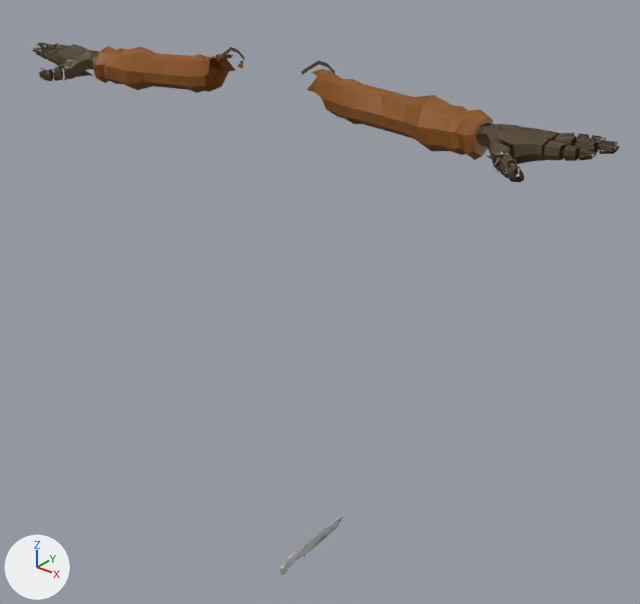
Two versions of the glTF model client/public/models/viewmodel_knife.glb, one commit apart.
Rendered twice from a 50 mm camera at (1.332, -1.545, 1.833) aimed at (0.042, 0.068, 0.832). Lighting does not change. The marker at lower left points along +X, +Y and +Z. The picture after the commit comes second. Vertices at exactly the same position are counted once.

Before the edit, the objects in view are built like this:
```python
me_vm_ghost = bpy.data.meshes.new('vm_ghost')
me_vm_ghost.from_pydata(...)  # 2669 vertices, 4099 faces; spans x -0.81..0.81, y -0.19..0.24, z -0.02..1.47
me_vm_ghost.materials.append(mat_knife)
me_vm_knife = bpy.data.meshes.new('vm_knife')
me_vm_knife.from_pydata(...)  # 2669 vertices, 4099 faces; spans x -0.81..0.81, y -0.19..0.24, z -0.02..1.47
me_vm_knife.materials.append(mat_knife)
ob_vm_ghost = bpy.data.objects.new('vm_ghost', me_vm_ghost)
ob_vm_ghost.location = (0.0, 0.0, 0.0)
ob_vm_knife = bpy.data.objects.new('vm_knife', me_vm_knife)
ob_vm_knife.location = (0.0, 0.0, 0.0)
```
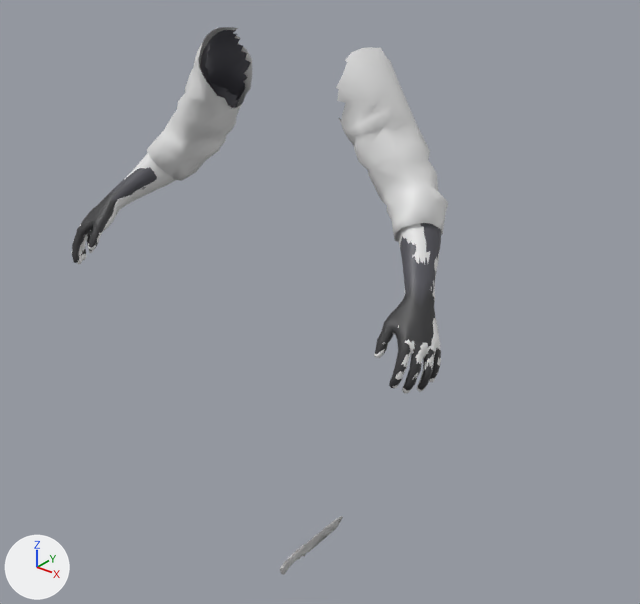
Changed parts and their boxes [x1, y1, x2, y2] in the pictures (640 x 604 px; the box of a moved part takes in the faces that stretch with it):
'vm_ghost', reshaped: before [31, 42, 620, 575]; after [72, 30, 441, 391]
'vm_knife', reshaped (not visible before): after [77, 27, 448, 575]
part 1 of me_vm_ghost, deleted: before [31, 42, 620, 161]
part 2 of me_vm_ghost, moved or reshaped: before [307, 69, 599, 182]; after [375, 223, 441, 391]
part 3 of me_vm_ghost, moved or reshaped: before [39, 44, 236, 93]; after [72, 30, 251, 263]
part 4 of me_vm_ghost, recoloured: before [217, 71, 229, 86]; after [220, 87, 226, 92]
part 5 of me_vm_knife, added: after [374, 224, 441, 393]
part 6 of me_vm_knife, added: after [77, 153, 176, 264]
part 7 of me_vm_knife, added: after [336, 47, 448, 242]
part 8 of me_vm_knife, built on: after [147, 27, 253, 181]

What changed in the scene script:
```text
Change me_vm_ghost:
    used by ob_vm_ghost; location = (0.0, 0.0, 0.0)
    remove me_vm_ghost.from_pydata(...)  # 2669 vertices, 4099 faces; spans x -0.81..0.81, y -0.19..0.24, z -0.02..1.47
    add me_vm_ghost.from_pydata(...)  # 3026 vertices, 5599 faces; spans x -0.55..0.55, y -0.28..0.24, z -0.02..1.5
    me_vm_ghost part 1: 22 loose pieces with 350 vertices, spanning x -0.81..0.81, y -0.13..0.0, z 1.38..1.47, are deleted
    me_vm_ghost part 2: 5 vertices moved from x 0.17..0.22, y -0.06..-0.01, z 1.36..1.41 to x 0.19..0.21, y -0.03..0.0, z 1.34..1.36; 413 vertices removed from x 0.13..0.77, y -0.19..-0.01, z 1.34..1.46; 770 vertices added at x 0.18..0.55, y -0.28..0.11, z 0.9..1.5
    me_vm_ghost part 3: 4 vertices moved from x -0.19..-0.17, y -0.03..-0.01, z 1.37..1.41 to x -0.19, y -0.03..0.0, z 1.35..1.37; 415 vertices removed from x -0.77..-0.13, y -0.19..-0.01, z 1.34..1.46; 765 vertices added at x -0.55..-0.18, y -0.28..0.11, z 0.9..1.5
    me_vm_ghost part 4: 5 kept faces spanning x -0.19..0.21, y -0.03..0.0, z 1.34..1.37 get new vertex colours; the middle colour goes from greyish blue #4d4b5d to dark grey #5d5d65
    other edits to the shape of me_vm_ghost do not show in these pictures
Change me_vm_knife:
    used by ob_vm_knife; location = (0.0, 0.0, 0.0)
    remove me_vm_knife.from_pydata(...)  # 2669 vertices, 4099 faces; spans x -0.81..0.81, y -0.19..0.24, z -0.02..1.47
    add me_vm_knife.from_pydata(...)  # 3183 vertices, 5899 faces; spans x -0.55..0.55, y -0.28..0.24, z -0.02..1.5
    me_vm_knife part 5: a new loose piece of 668 vertices spanning x 0.34..0.55, y -0.28..0.01, z 0.89..1.19, in mat_knife
    me_vm_knife part 6: a new loose piece of 654 vertices spanning x -0.55..-0.34, y -0.28..0.01, z 0.89..1.19, in mat_knife
    me_vm_knife part 7: a new loose piece of 195 vertices spanning x 0.19..0.44, y -0.09..0.11, z 1.1..1.5, in mat_knife
    me_vm_knife part 8: 2 vertices moved from x -0.2..-0.17, y -0.09..-0.08, z 1.41..1.44 to x -0.21..-0.2, y -0.08..-0.07, z 1.44; 417 vertices removed from x -0.77..-0.13, y -0.19..-0.01, z 1.34..1.46; 183 vertices added at x -0.44..-0.19, y -0.09..0.11, z 1.1..1.5
    other edits to the shape of me_vm_knife do not show in these pictures
```
